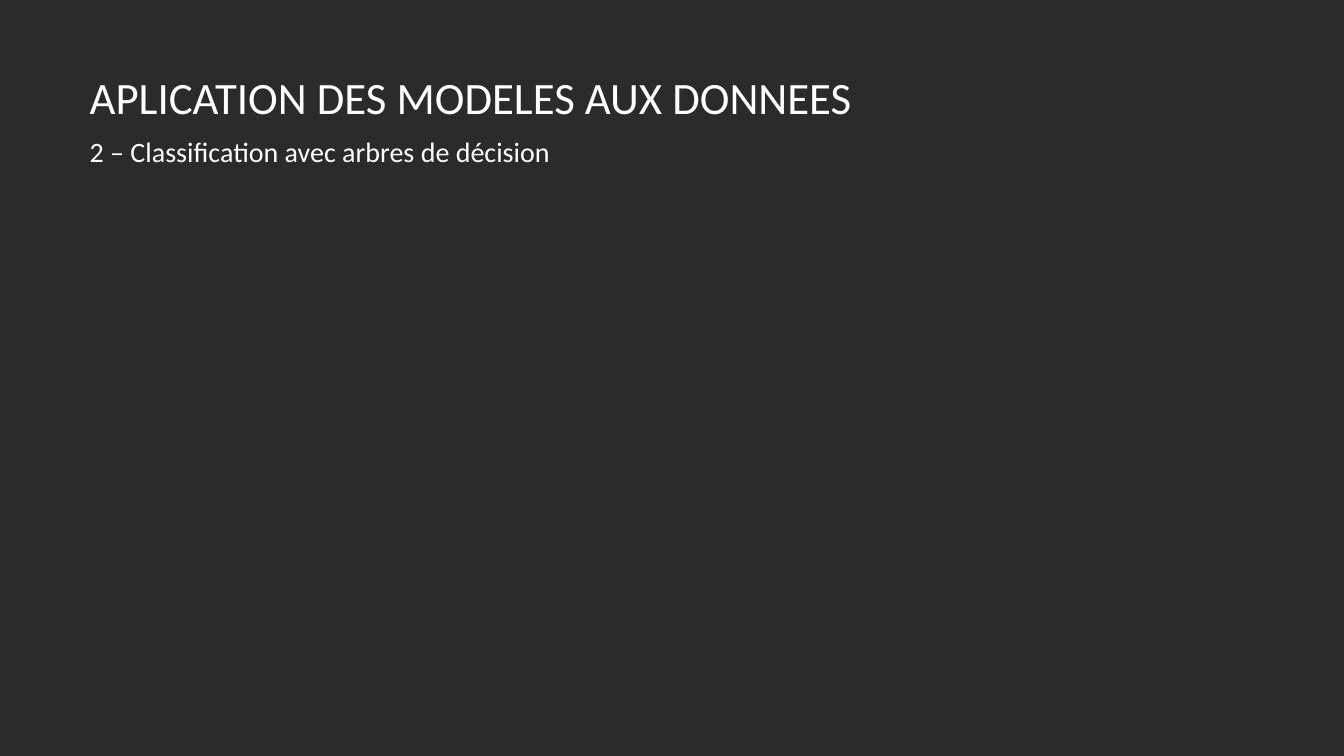
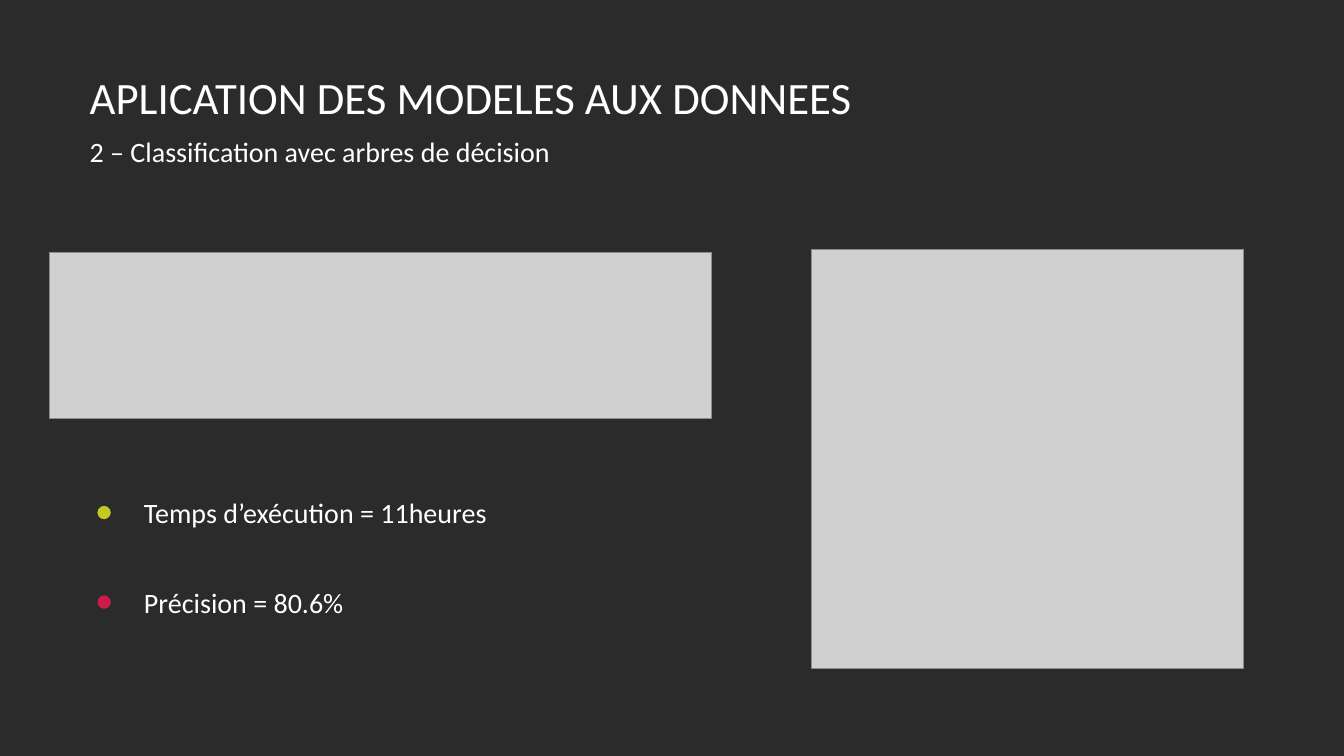
Before and after one commit to claponcet/DUT---IA-Detection-Cancer, a slide deck: slide 8 of Presentation.pptx. Drawn at 1344x756 pixels with LibreOffice and Linux fonts; fonts in the diff are those of the drawing; grey boxes stand for pictures; background and template pictures are left out; a plain dark background stands for a picture behind light text. Boxes give left, top, right and bottom in pixels: in the first picture for what was removed or moved away, otherwise in the second. Text is boxed around its words. In the diff, an @@ line names an element or a change of style, - is before the commit and + after.

```diff
--- a/Presentation.pptx
+++ b/Presentation.pptx
@@ picture added at (x1=49, y1=252, x2=712, y2=418) @@
@@ picture added at (x1=812, y1=249, x2=1243, y2=668) @@
@@ ellipse added at (x1=98, y1=507, x2=110, y2=519), fill #C2C923, outline #C2C923 1 pt @@
@@ text added at (x1=144, y1=503, x2=486, y2=528), 20 pt, text #FFFFFF @@
+Temps d’exécution = 11heures
@@ ellipse added at (x1=99, y1=596, x2=111, y2=608), fill #CB1B4A, outline #CB1B4A 1 pt @@
@@ text added at (x1=144, y1=593, x2=344, y2=613), 20 pt, text #FFFFFF @@
+Précision = 80.6%
```
Also in this commit, not shown: 5 other slides changed, 2 slides added, 2 slides removed.
